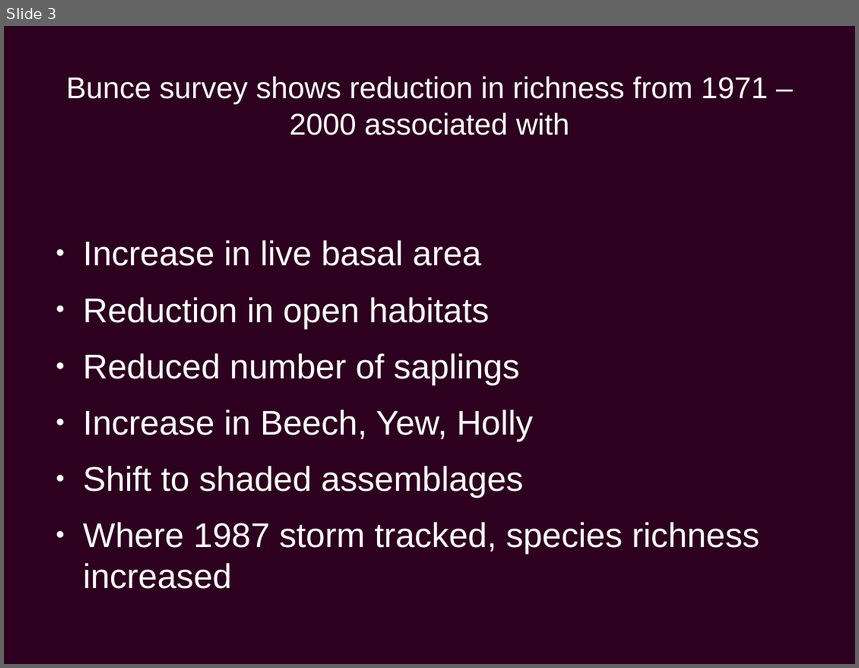
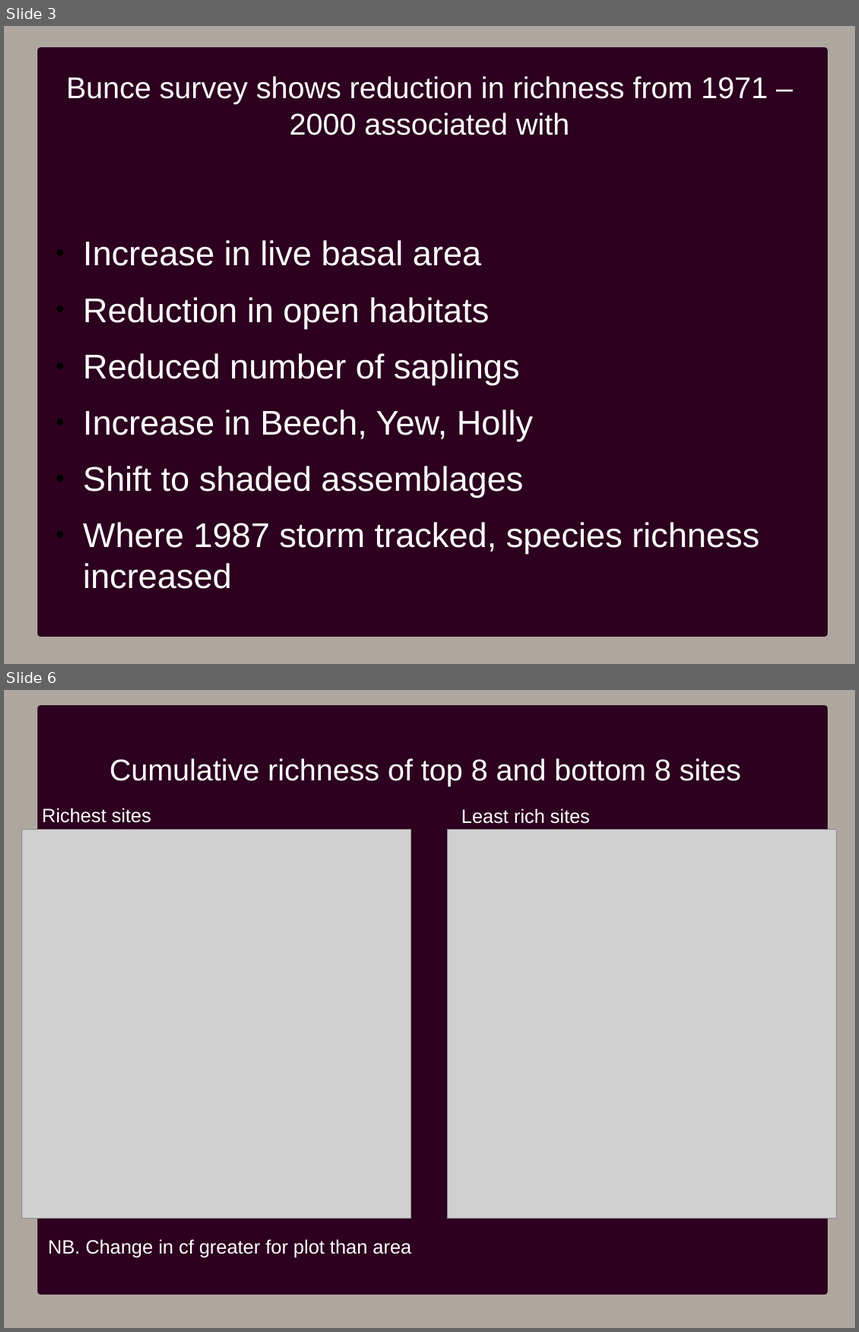
Before and after one commit to PetraGuy/CMEECourseWork, a slide deck: CMEEMainProject/Talk1.odp. Shown one above the other, each under a label of ours: slide 3 before the commit, slides 3 and 6 after it; the slides between them are not shown. The pictures are 859x668 and 859x1332 pixels, drawn with LibreOffice and Linux fonts; fonts in the diff are those of the drawing; grey boxes stand for pictures. Boxes give left, top, right and bottom in pixels: in the first picture for what was removed or moved away, otherwise in the second. Text is boxed around its words. In the diff, an @@ line names an element or a change of style, - is before the commit and + after.

```diff
--- a/CMEEMainProject/Talk1.odp
+++ b/CMEEMainProject/Talk1.odp
@@ slide 6 added at (4, 690, 855, 1328), background #AEA79F @@
@@ rectangle added at (40, 708, 825, 1293), fill #2C001E, outline #2C001E 5.67 pt @@
@@ title added at (110, 758, 741, 787), 28 pt, text #FFFFFF @@
+Cumulative richness of top 8 and bottom 8 sites
@@ text added at (42, 808, 151, 823), 18 pt, text #FFFFFF @@
+Richest sites
@@ text added at (462, 809, 590, 824), 18 pt, text #FFFFFF @@
+Least rich sites
@@ picture added at (22, 830, 412, 1219) @@
@@ picture added at (448, 830, 838, 1219) @@
@@ text added at (48, 1239, 411, 1258), 18 pt, text #FFFFFF @@
+NB. Change in cf greater for plot than area
@@ slide 3 changed as well @@
@@ background #2C001E to #AEA79F @@
@@ rectangle added at (40, 50, 825, 634), fill #2C001E, outline #2C001E 5.67 pt @@
@@ text "Increase in live basal area" at (83, 240, 759, 554): bullet colour #FFFFFF to #000000 @@
```
Also in this commit, not shown: 4 other slides changed, 6 other slides added, 1 slide removed, 25 other files.
